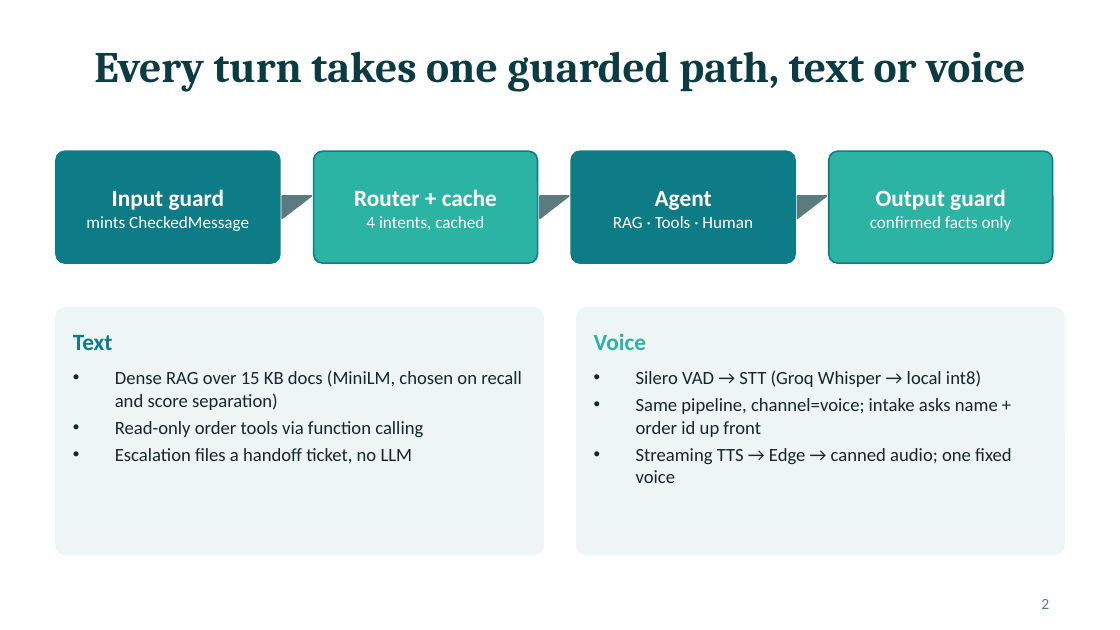
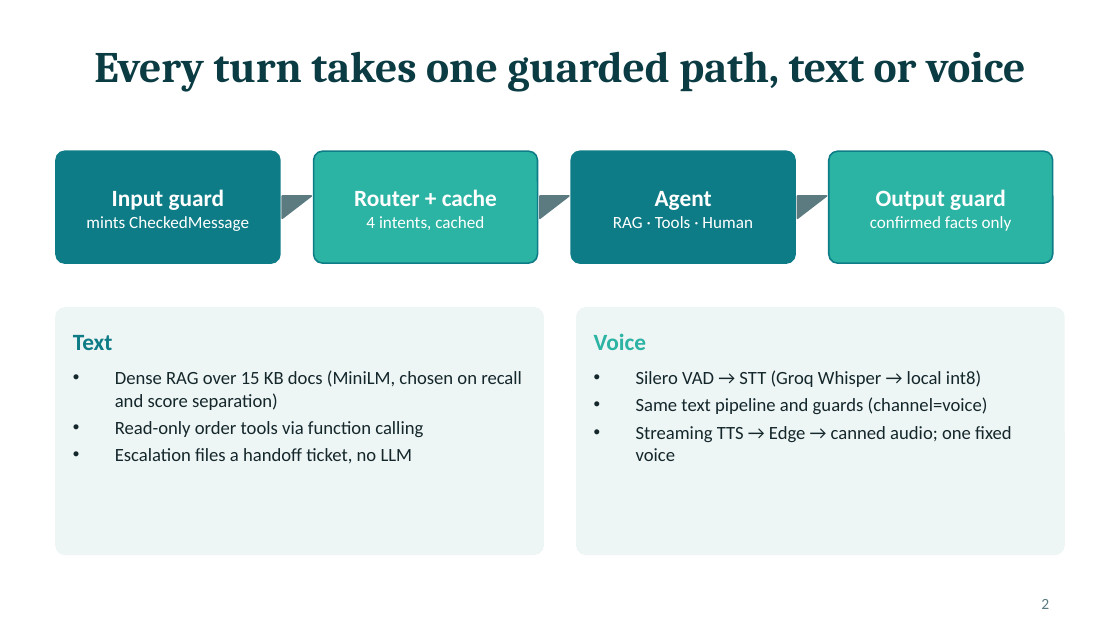
Before and after one commit to NamanK125/Agentic-Customer-Support-Assistant, a slide deck: slide 2 of slides/PulseNest_Support_Assistant.pptx. Drawn at 1120x630 pixels with LibreOffice and Linux fonts; fonts in the diff are those of the drawing. Boxes give left, top, right and bottom in pixels: in the first picture for what was removed or moved away, otherwise in the second. Text is boxed around its words. In the diff, an @@ line names an element or a change of style, - is before the commit and + after.

Commit message:
Trim submission to the requested deliverables
Remove the browser test console, call intake, sentence TTS cache, deploy files and endpoint probe scripts; update docs and slides to match.

```diff
--- a/slides/PulseNest_Support_Assistant.pptx
+++ b/slides/PulseNest_Support_Assistant.pptx
@@ text at [636, 397, 988, 414]: text changed @@
-• Same pipeline, channel=voice; intake asks name + order id up front
+• Same text pipeline and guards (channel=voice)
```
Also in this commit, not shown: 23 other files.
